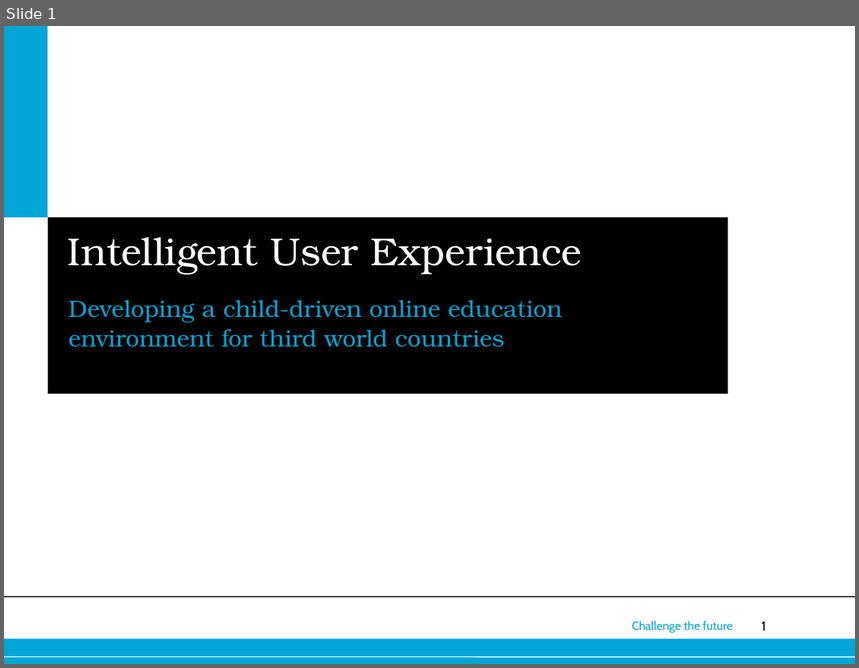
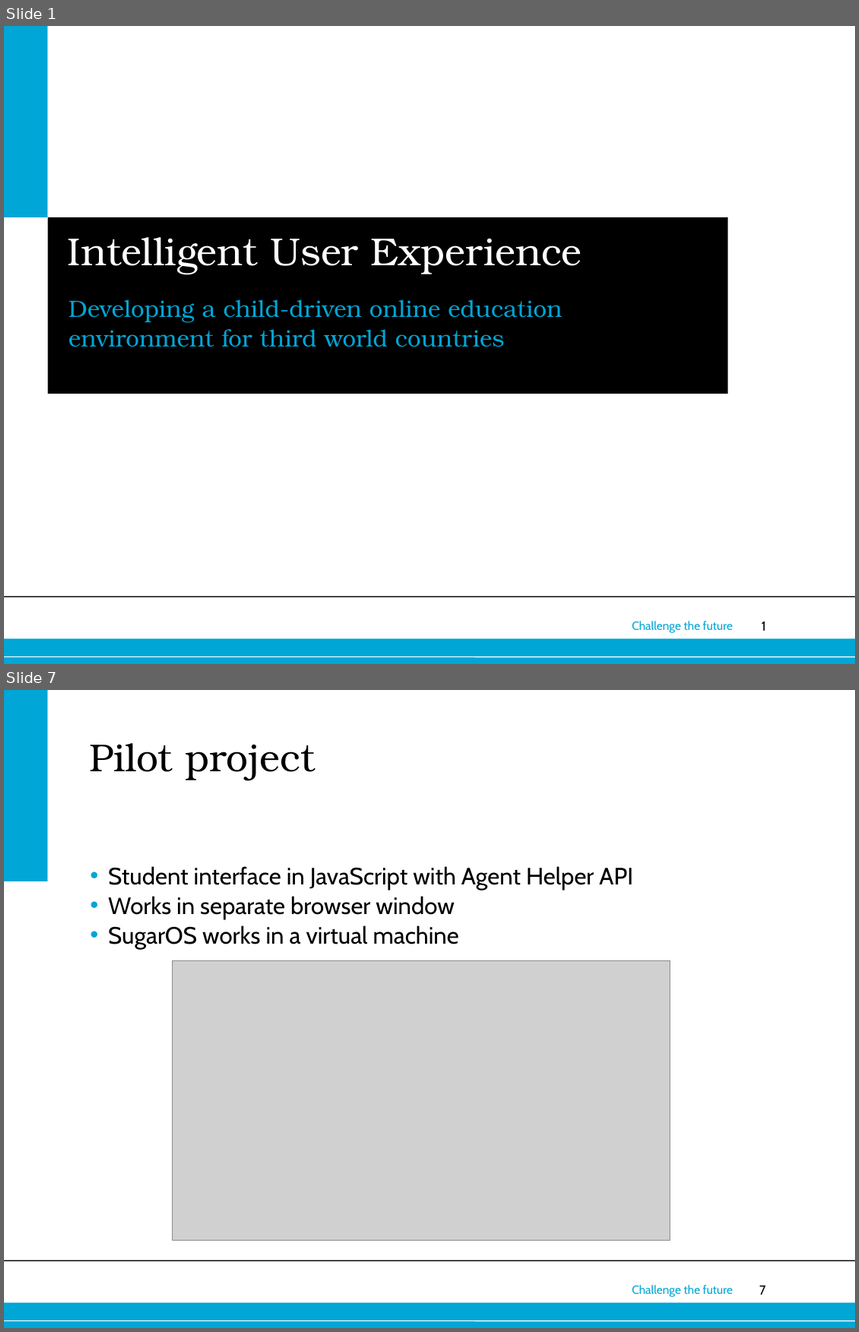
Before and after one commit to dzzh/IN4179-IUXE, a slide deck: Presentations/final presentation.ppt. Shown one above the other, each under a label of ours: slide 1 before the commit, slides 1 and 7 after it; the slides between them are not shown. The pictures are 859x668 and 859x1332 pixels, drawn with LibreOffice and Linux fonts; fonts in the diff are those of the drawing; grey boxes stand for pictures; background and template pictures are left out. Boxes give left, top, right and bottom in pixels: in the first picture for what was removed or moved away, otherwise in the second. Text is boxed around its words. In the diff, an @@ line names an element or a change of style, - is before the commit and + after.

```diff
--- a/Presentations/final presentation.ppt
+++ b/Presentations/final presentation.ppt
@@ slide 7 added at <box>4,690,855,1328</box>, background #FFFFFF; not listed: 5 template elements that a slide beside it also shows @@
@@ rectangle added at <box>4,690,47,882</box>, fill #00A6D6 @@
@@ title added at <box>89,743,316,780</box>, 33 pt, text #000000 @@
+Pilot project
@@ text added at <box>108,866,633,949</box>, 20 pt, text #000000 @@
+• Student interface in JavaScript with Agent Helper API
+• Works in separate browser window
+• SugarOS works in a virtual machine
@@ picture added at <box>173,961,671,1241</box> @@
```
Also in this commit, not shown: 14 other slides added, 6 slides removed, 1 other file.
